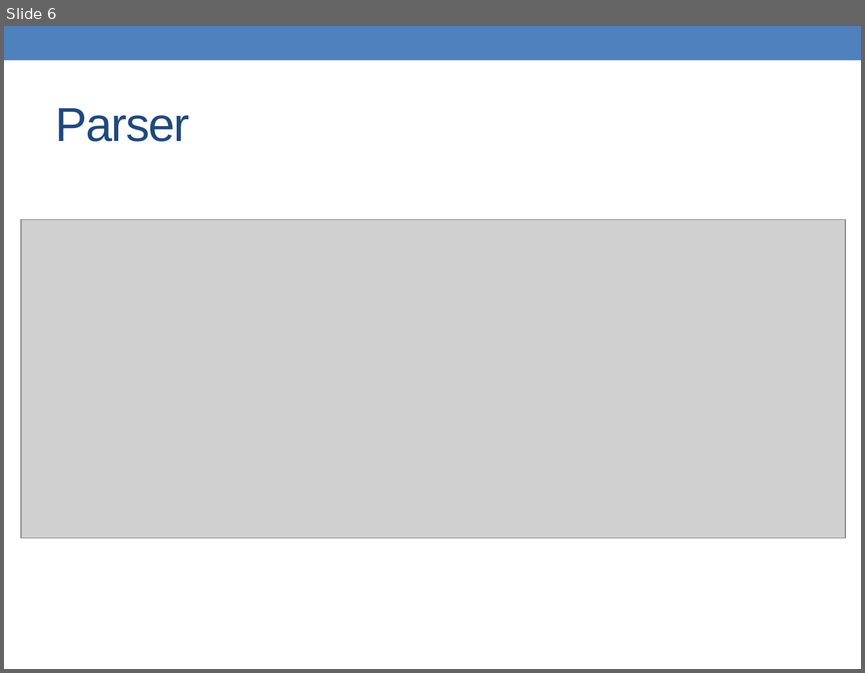
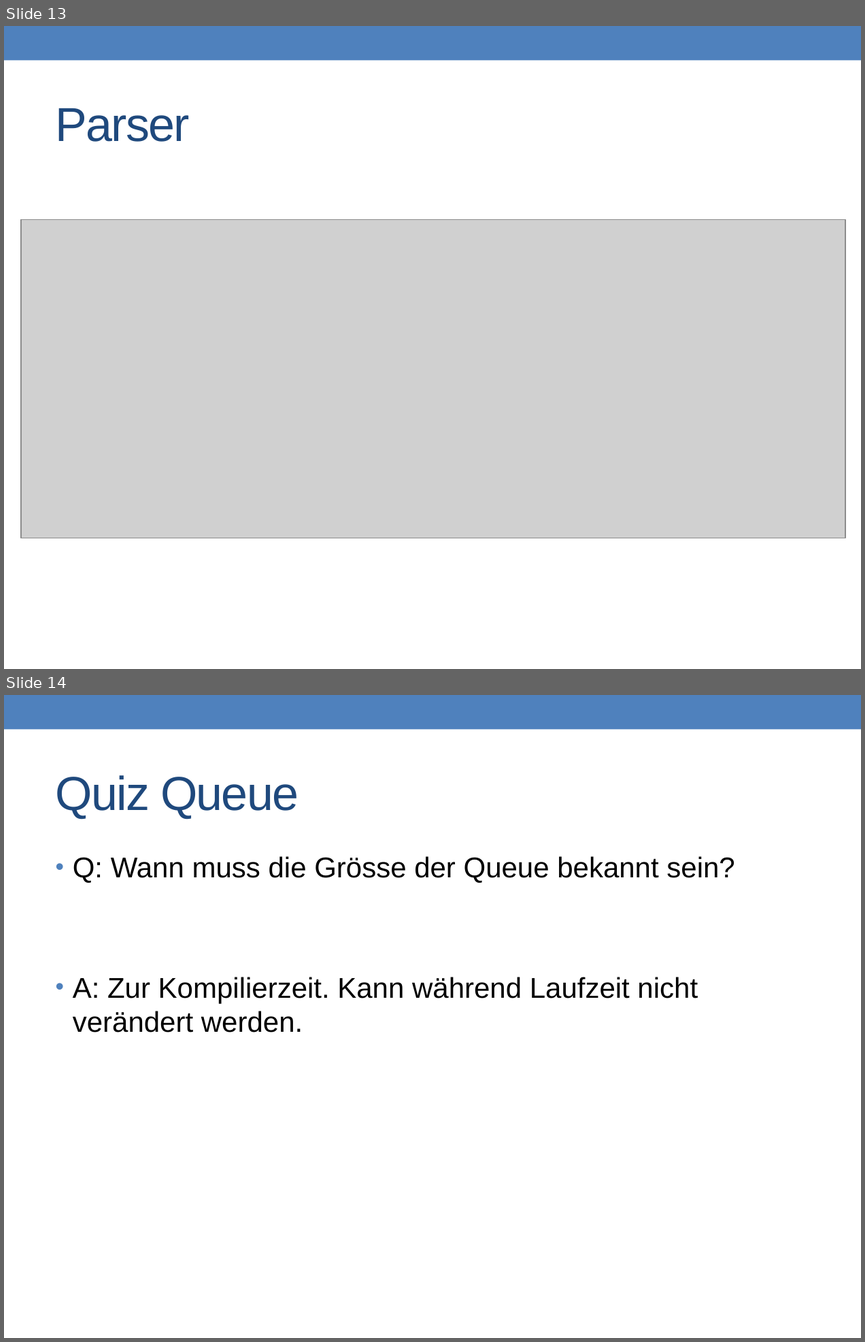
Before and after one commit to prg2lt1/robogit, a slide deck: Recap/ToroRecap.pptx. Shown one above the other, each under a label of ours: slide 6 before the commit, slides 13 and 14 after it. The pictures are 865x673 and 865x1342 pixels, drawn with LibreOffice and Linux fonts; fonts in the diff are those of the drawing; grey boxes stand for pictures. Boxes give left, top, right and bottom in pixels: in the first picture for what was removed or moved away, otherwise in the second. Text is boxed around its words. In the diff, an @@ line names an element or a change of style, - is before the commit and + after.

```diff
--- a/Recap/ToroRecap.pptx
+++ b/Recap/ToroRecap.pptx
@@ slide 14 added at (4, 695, 861, 1338), background #FFFFFF; not listed: 1 template element that a slide beside it also shows @@
@@ title added at (56, 775, 298, 819), 40 pt, text #1F497D @@
+Quiz Queue
@@ text added at (73, 856, 734, 1032), 24 pt, text #000000 @@
+• Q: Wann muss die Grösse der Queue bekannt sein?
+• A: Zur Kompilierzeit. Kann während Laufzeit nicht verändert werden.
@@ what was slide 6 is now slide 13 @@
```
Also in this commit, not shown: 4 slides changed, 9 other slides added, 2 slides removed.
